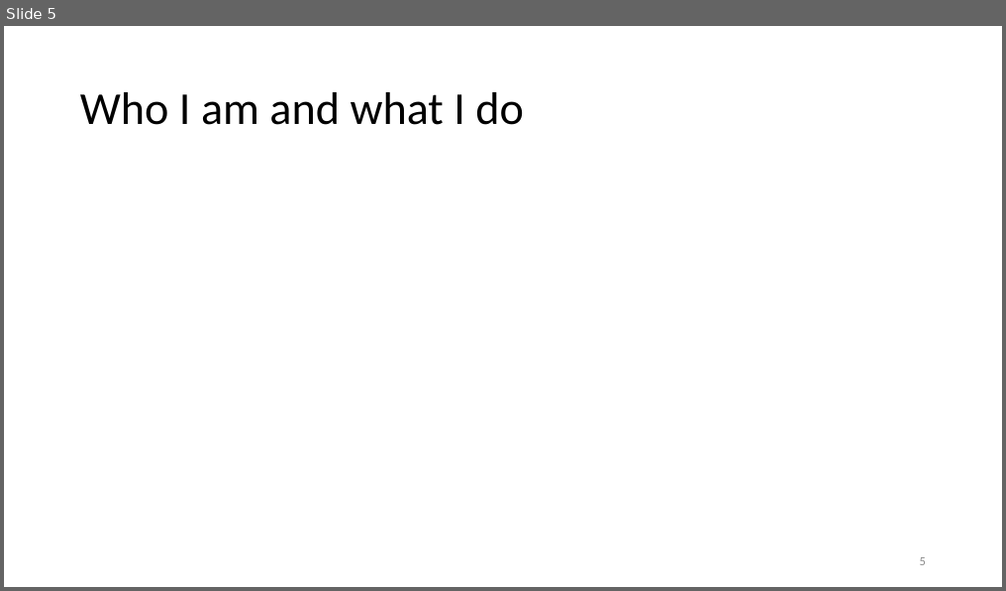
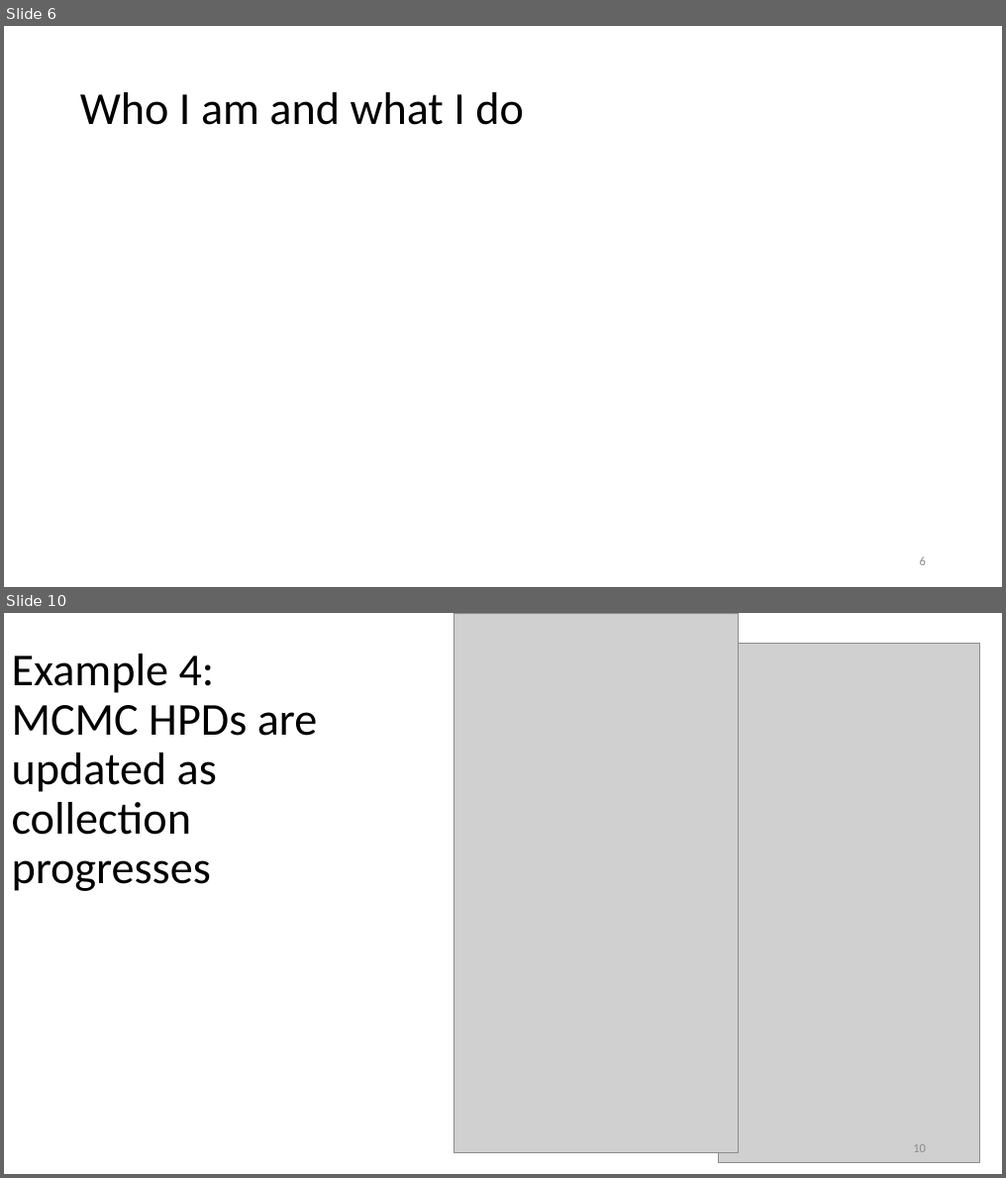
Before and after one commit to dss-ialh/displaying-health-data, a slide deck: documentation/products/beasley/dhd-2018-uvic-3-a-beasley-2018-11-29.pptx. Shown one above the other, each under a label of ours: slide 5 before the commit, slides 6 and 10 after it; the slides between them are not shown. The pictures are 1006x591 and 1006x1178 pixels, drawn with LibreOffice and Linux fonts; fonts in the diff are those of the drawing; grey boxes stand for pictures. Boxes give left, top, right and bottom in pixels: in the first picture for what was removed or moved away, otherwise in the second. Text is boxed around its words. In the diff, an @@ line names an element or a change of style, - is before the commit and + after.

```diff
--- a/documentation/products/beasley/dhd-2018-uvic-3-a-beasley-2018-11-29.pptx
+++ b/documentation/products/beasley/dhd-2018-uvic-3-a-beasley-2018-11-29.pptx
@@ slide 10 added at bbox=[4, 613, 1002, 1174], background #FFFFFF @@
@@ picture added at bbox=[453, 613, 739, 1154] @@
@@ title added at bbox=[12, 654, 318, 891], 44 pt, text #000000 @@
+Example 4:
+MCMC HPDs are updated as collection progresses
@@ picture added at bbox=[718, 643, 979, 1162] @@
@@ page number added at bbox=[913, 1145, 926, 1153], 12 pt, text #8C8C8C @@
+10
@@ what was slide 5 is now slide 6 @@
```
Also in this commit, not shown: 6 slides changed, 13 other slides added, 6 slides removed.
